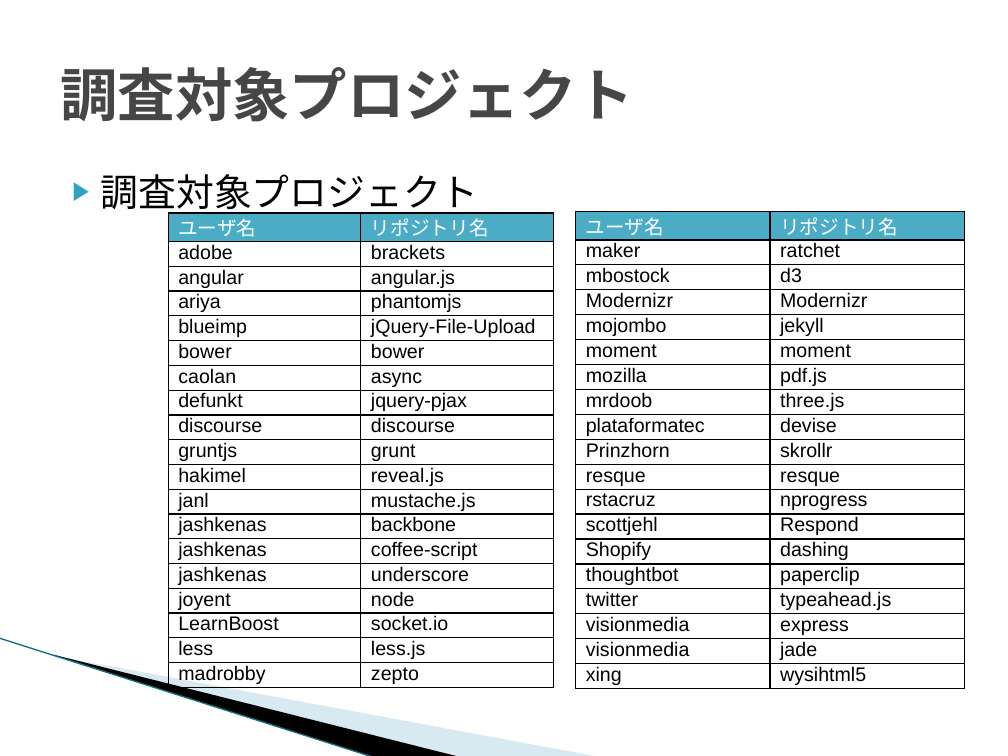
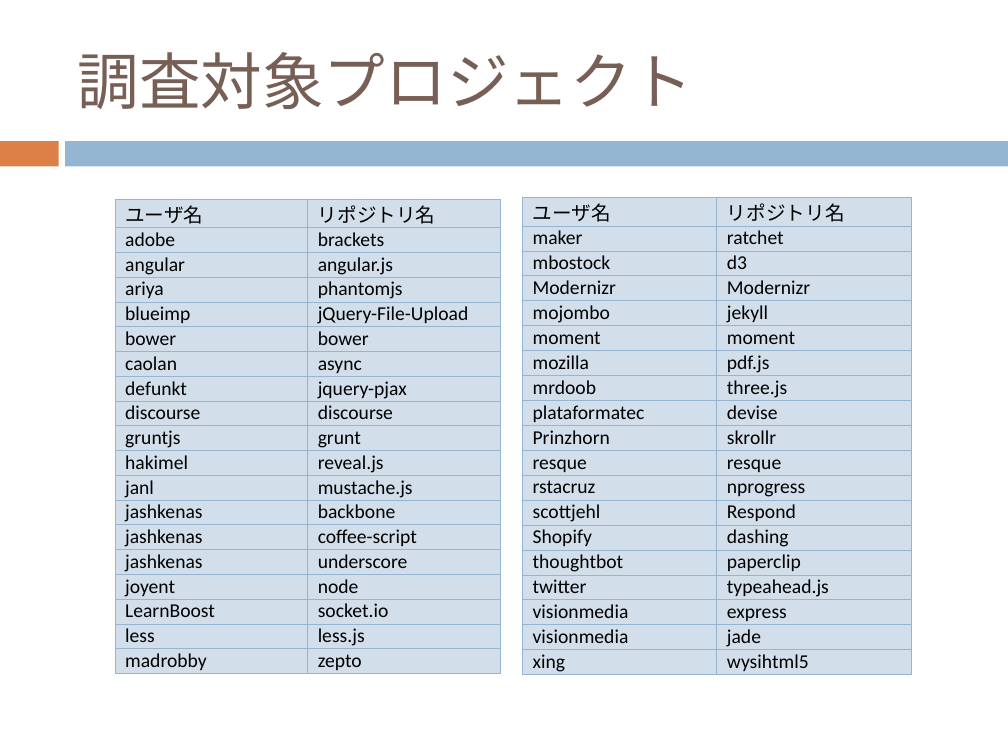
Before and after one commit to keimatsui/kadai, a slide deck: slide 11 of 卒業論文/2012/久保孝樹/最終発表/最終発表.pptx (slide 12 before the commit). Drawn at 1008x756 pixels with LibreOffice and Linux fonts; fonts in the diff are those of the drawing; background and template pictures are left out. Boxes give left, top, right and bottom in pixels: in the first picture for what was removed or moved away, otherwise in the second. Text is boxed around its words. In the diff, an @@ line names an element or a change of style, - is before the commit and + after.

```diff
--- a/卒業論文/2012/久保孝樹/最終発表/最終発表.pptx
+++ b/卒業論文/2012/久保孝樹/最終発表/最終発表.pptx
@@ title "調査対象プロジェクト": place and size @@
-title "調査対象プロジェクト" at (60, 67, 634, 122)
+title "調査対象プロジェクト" at (77, 52, 693, 109)
@@ title "調査対象プロジェクト" at (77, 52, 693, 109): size 41 to 44 pt, font Courier New to Calibri, text colour #464646 to #775F55, bold off @@
@@ rectangle added at (0, 141, 58, 166), fill #DD8047 @@
@@ rectangle added at (66, 141, 1008, 166), fill #94B6D2 @@
@@ text removed at (101, 174, 479, 216) @@
-▶ 調査対象プロジェクト
@@ table at (115, 200, 500, 674) @@
@@ fill #4BACC6 to none in row 1 @@
@@ font Arial to Calibri @@
@@ text colour #FFFFFF to #000000 in "ユーザ名", "リポジトリ名" @@
@@ borders changed @@
@@ table: place and size @@
-table at (168, 213, 553, 688)
+table at (115, 200, 500, 674)
@@ table: place and size @@
-table at (576, 212, 965, 689)
+table at (522, 198, 911, 676)
@@ table at (522, 198, 911, 676) @@
@@ fill #4BACC6 to none in row 1 @@
@@ font Arial to Calibri @@
@@ text colour #FFFFFF to #000000 in "ユーザ名", "リポジトリ名" @@
@@ borders changed @@
@@ line removed from (0, 638) to (374, 756) @@
@@ freeform shape removed at (53, 654, 461, 756) @@
@@ freeform shape removed at (55, 655, 600, 756) @@
```
Also in this commit, not shown: 17 other slides changed, 4 slides added, 5 slides removed.
